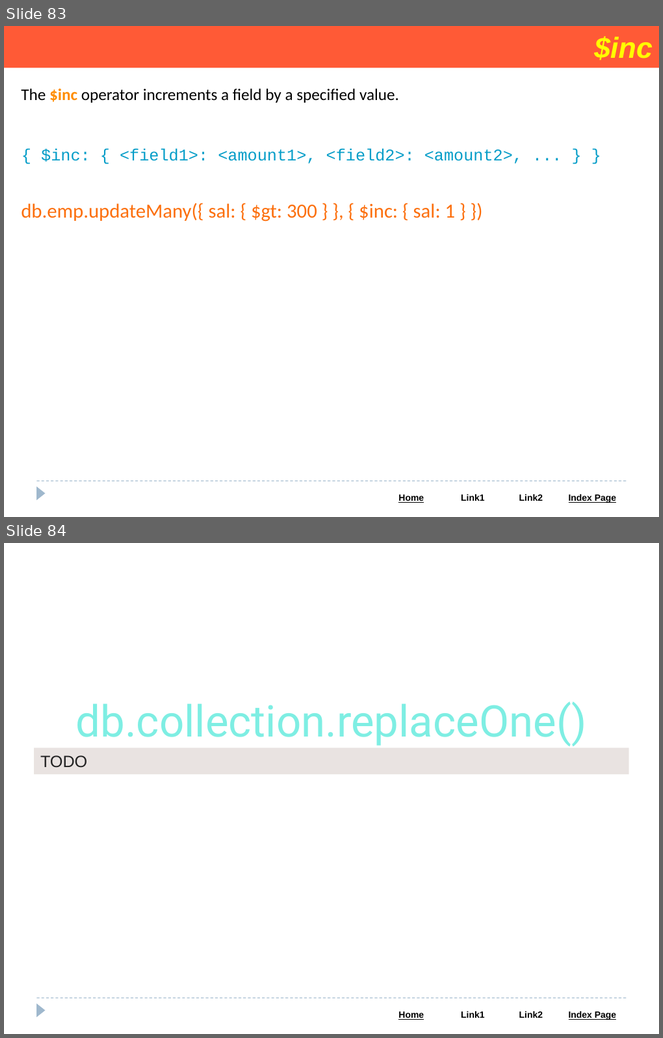
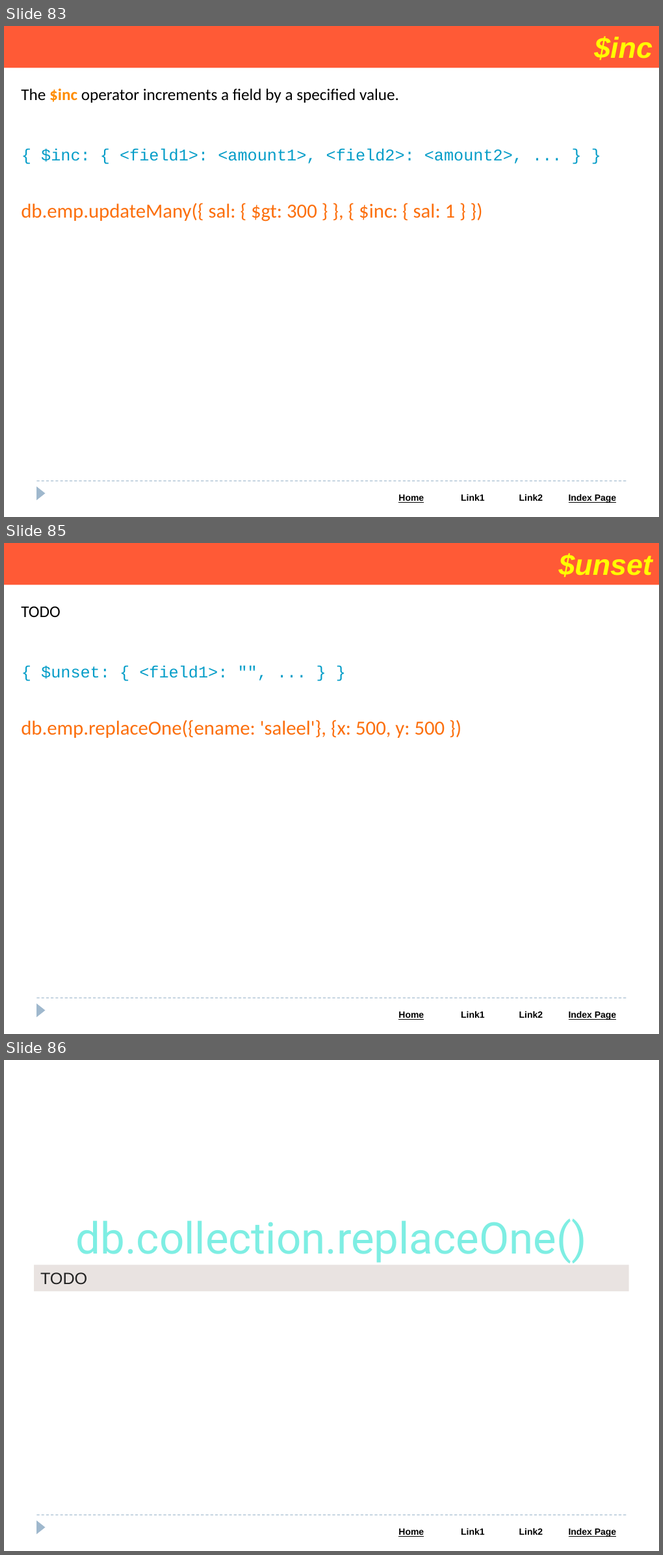
Before and after one commit to Saleel-Bagde/PPT-s, a slide deck: MongoDB PPT.pptx. Shown one above the other, each under a label of ours: slides 83 and 84 before the commit, slides 83, 85 and 86 after it; the slides between them are not shown. The pictures are 663x1038 and 663x1555 pixels, drawn with LibreOffice and Linux fonts; fonts in the diff are those of the drawing. Boxes give left, top, right and bottom in pixels: in the first picture for what was removed or moved away, otherwise in the second. Text is boxed around its words. In the diff, an @@ line names an element or a change of style, - is before the commit and + after.

```diff
--- a/MongoDB PPT.pptx
+++ b/MongoDB PPT.pptx
@@ slide 85 added at (4, 543, 659, 1034), background #FFFFFF; not listed: 3 template elements that a slide beside it also shows @@
@@ rectangle added at (4, 543, 659, 585), fill #FF5A36, 32 pt, text #FFFF00, bold, italic @@
+$unset
@@ text added at (21, 606, 60, 617), 18 pt, text #000000 @@
+TODO
@@ text added at (41, 666, 228, 679), 18 pt, text #049DC8 @@
+{ $unset: { <field1>: "", ... } }
@@ text added at (21, 720, 445, 738), 22 pt, text #FC6F0D @@
+db.emp.replaceOne({ename: 'saleel'}, {x: 500, y: 500 })
@@ what was slide 84 is now slide 86 @@
```
Also in this commit, not shown: 10 slides changed, 1 other slide added.
